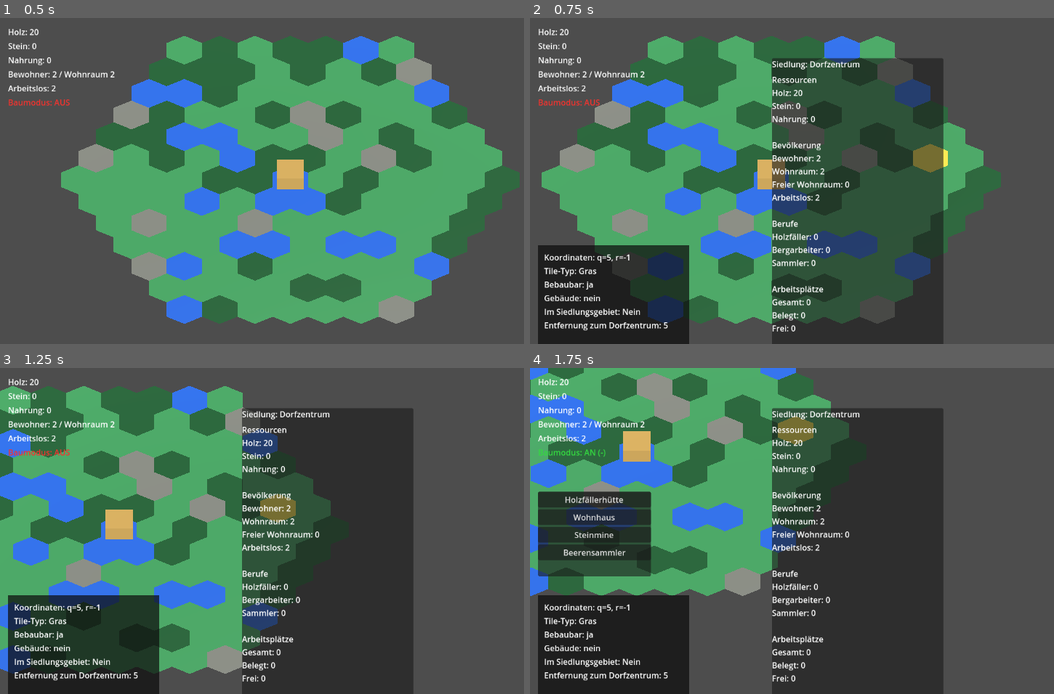
Above: before the commit, frames 1-4 (two rows, left to right).
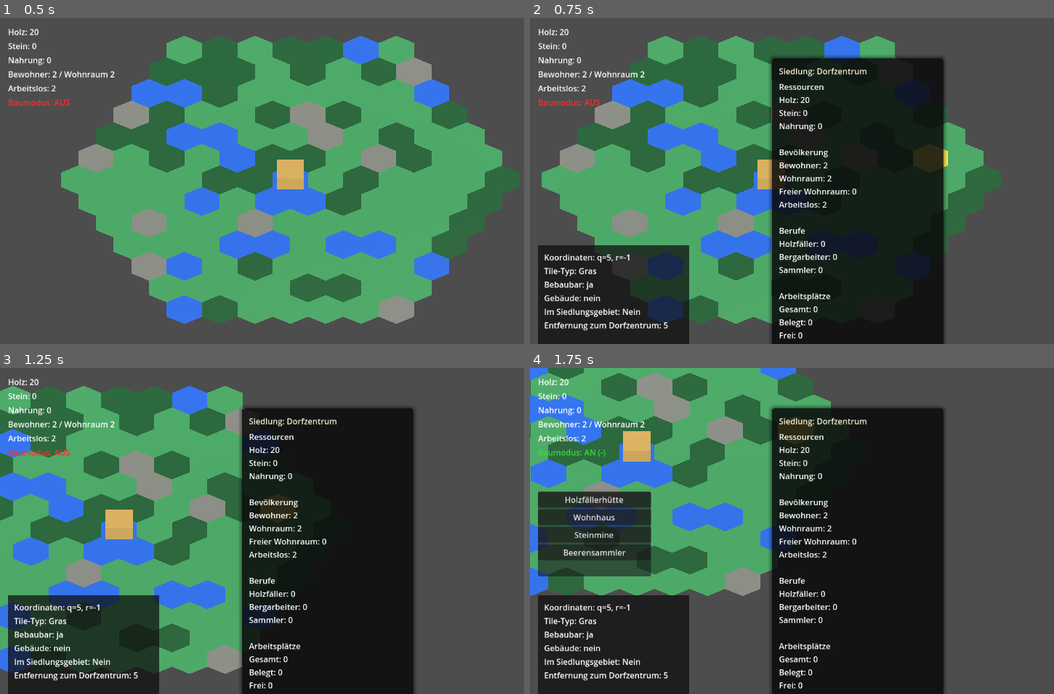
Above: after the commit, the same moments.

Repository: Ranu4922/CodexGame
Game: Godot game, scene res://scenes/Main.tscn
Same seed, same stepped clock (60 frames per second), same inputs: the game is played once before the commit and once after it.
Inputs (mouse positions are in pixels of both pictures, inside the frame that each line leads up to):
- Up to frame 1 (0.5 s): no input
- Up to frame 2 (0.75 s): tap Enter at 0.5 s; move the mouse to (949, 164) at 0.52 s; hold D from 0.53 s (still down); tap I at 0.6 s; click (949, 164) at 0.67 s
- Up to frame 3 (1.25 s): keep holding D
- Up to frame 4 (1.75 s): move the mouse to (702, 547) at 1.27 s; release D at 1.28 s; hold S from 1.28 s (still down); tap B at 1.35 s

Frame 1 is identical in both runs. In frame 2, 29% of the frame differs, in the area x 45-80%, y 11-100%; in frame 3, 29%; in frame 4, 29%.

Commit message:
Improve building worker info and settlement window styling

Diff:
--- a/scripts/game_world.gd
+++ b/scripts/game_world.gd
@@ -46,10 +46,13 @@
 var info_panel_padding: float = 12.0
 var info_panel_min_width: float = 300.0
 var info_panel_line_spacing: int = 4
+var settlement_window_width: float = 300.0
+var settlement_window_padding: float = 14.0
 
 
 func _ready() -> void:
 	_configure_info_panel()
+	_configure_settlement_window()
 	hex_grid.hex_selected.connect(_on_hex_selected)
 	hex_grid.selection_cleared.connect(_on_selection_cleared)
 	hex_grid.build_mode_changed.connect(_on_build_mode_changed)
@@ -140,9 +143,11 @@
 		lines.append("Arbeitsplätze: %d" % building_workplace_count)
 		if building_workplace_count > 0:
 			var workplace_status: String = "belegt" if assigned_workers > 0 else "unbesetzt"
-			var assigned_job_text: String = assigned_job if not assigned_job.is_empty() else "-"
+			var assigned_job_text: String = assigned_job if not assigned_job.is_empty() else _get_job_name_for_building(building_name)
+			var produces_currently_text: String = "ja" if _is_building_currently_producing(building_name, assigned_workers, wood_production, stone_production, food_production) else "nein"
 			lines.append("Arbeitsplatz: %s" % workplace_status)
 			lines.append("Zugewiesener Job: %s" % assigned_job_text)
+			lines.append("Produziert aktuell: %s" % produces_currently_text)
 			lines.append(_get_production_text(building_name, wood_production, stone_production, food_production))
 
 	if has_building and building_name == "Holzfällerhütte":
@@ -207,6 +212,25 @@
 	info_panel.custom_minimum_size = Vector2.ZERO
 	info_label.autowrap_mode = TextServer.AUTOWRAP_OFF
 	info_label.add_theme_constant_override("line_spacing", info_panel_line_spacing)
+
+
+func _configure_settlement_window() -> void:
+	var panel_style: StyleBoxFlat = StyleBoxFlat.new()
+	panel_style.bg_color = Color(0.04, 0.04, 0.04, 0.78)
+	panel_style.corner_radius_top_left = 6
+	panel_style.corner_radius_top_right = 6
+	panel_style.corner_radius_bottom_left = 6
+	panel_style.corner_radius_bottom_right = 6
+	panel_style.shadow_color = Color(0.0, 0.0, 0.0, 0.35)
+	panel_style.shadow_size = 8
+	panel_style.set_content_margin(SIDE_LEFT, settlement_window_padding)
+	panel_style.set_content_margin(SIDE_TOP, settlement_window_padding)
+	panel_style.set_content_margin(SIDE_RIGHT, settlement_window_padding)
+	panel_style.set_content_margin(SIDE_BOTTOM, settlement_window_padding)
+	settlement_window.add_theme_stylebox_override("panel", panel_style)
+	settlement_window.custom_minimum_size = Vector2(settlement_window_width, 0.0)
+	settlement_title_label.add_theme_color_override("font_color", Color(0.95, 0.92, 0.82))
+	settlement_content_label.add_theme_constant_override("line_spacing", 3)
 
 
 func _set_info_panel_text(text: String) -> void:
@@ -367,11 +391,11 @@
 
 
 func _calculate_settlement_stone_production() -> int:
-	return _calculate_production_from_tiles(hex_grid.stone_mine_tiles, "stone_production")
+	return _calculate_production_from_tiles(hex_grid.stone_mine_tiles, "stone_mine_production")
 
 
 func _calculate_settlement_food_production() -> int:
-	return _calculate_production_from_tiles(hex_grid.berry_gatherer_tiles, "berry_production")
+	return _calculate_production_from_tiles(hex_grid.berry_gatherer_tiles, "food_production")
 
 
 func _calculate_production_from_tiles(tiles: Array, production_meta_name: String) -> int:
@@ -400,14 +424,42 @@
 	return int(building_workplaces[building_name])
 
 
+func _get_job_name_for_building(building_name: String) -> String:
+	if building_name == "Holzfällerhütte":
+		return "Holzfäller"
+	if building_name == "Steinmine":
+		return "Bergarbeiter"
+	if building_name == "Beerensammler":
+		return "Sammler"
+	return "-"
+
+
+func _is_building_currently_producing(building_name: String, assigned_workers: int, wood_production: int, stone_production: int, food_production: int) -> bool:
+	if assigned_workers <= 0:
+		return false
+	if building_name == "Holzfällerhütte":
+		return wood_production > 0
+	if building_name == "Steinmine":
+		return stone_production > 0
+	if building_name == "Beerensammler":
+		return food_production > 0
+	return false
+
+
 func _get_production_text(building_name: String, wood_production: int, stone_production: int, food_production: int) -> String:
 	if building_name == "Holzfällerhütte":
-		return "Produktion: %d Holz / 5 Sekunden" % wood_production
+		return _format_building_production_text(wood_production, "Holz")
 	if building_name == "Steinmine":
-		return "Produktion: %d Stein / 5 Sekunden" % stone_production
+		return _format_building_production_text(stone_production, "Stein")
 	if building_name == "Beerensammler":
-		return "Produktion: %d Nahrung / 5 Sekunden" % food_production
-	return "Produktion: 0 / 5 Sekunden"
+		return _format_building_production_text(food_production, "Nahrung")
+	return "Produktion: 0 / 5s"
+
+
+func _format_building_production_text(amount: int, resource_name: String) -> String:
+	if amount <= 0:
+		return "Produktion: 0 %s / 5s" % resource_name
+	return "Produktion: +%d %s / 5s" % [amount, resource_name]
 
 
 func _on_message_changed(text: String) -> void:
